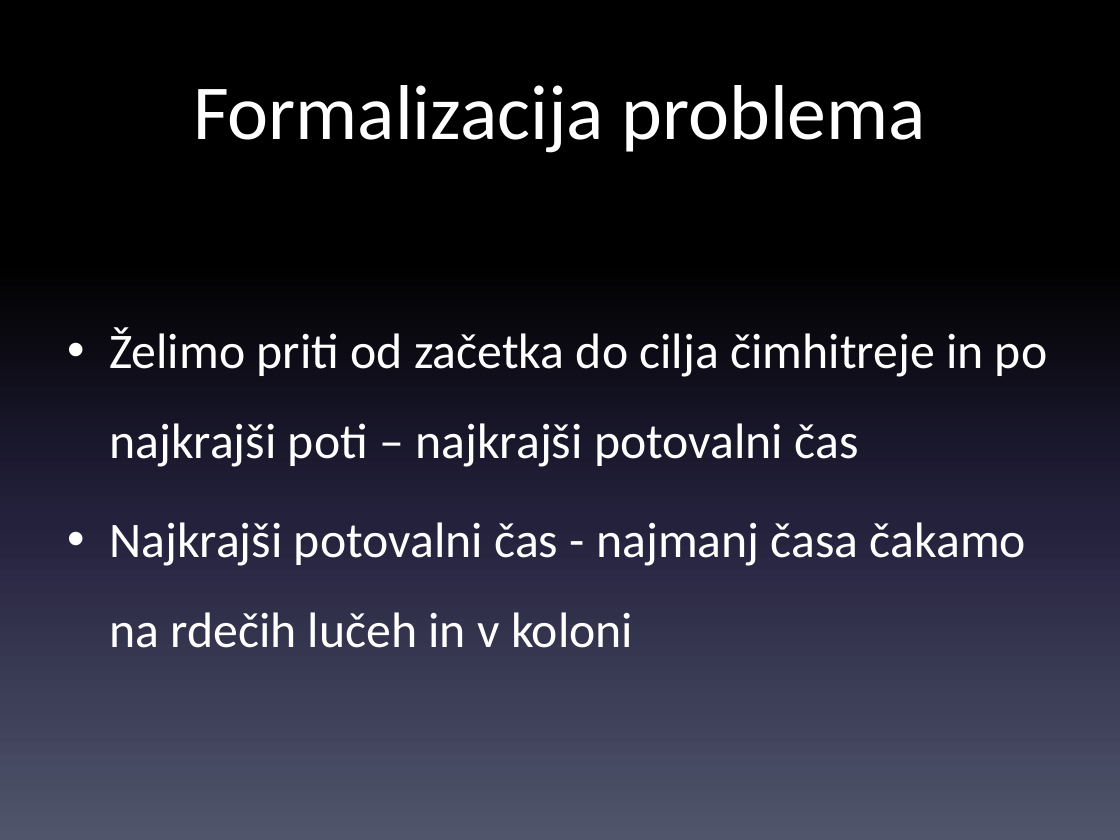
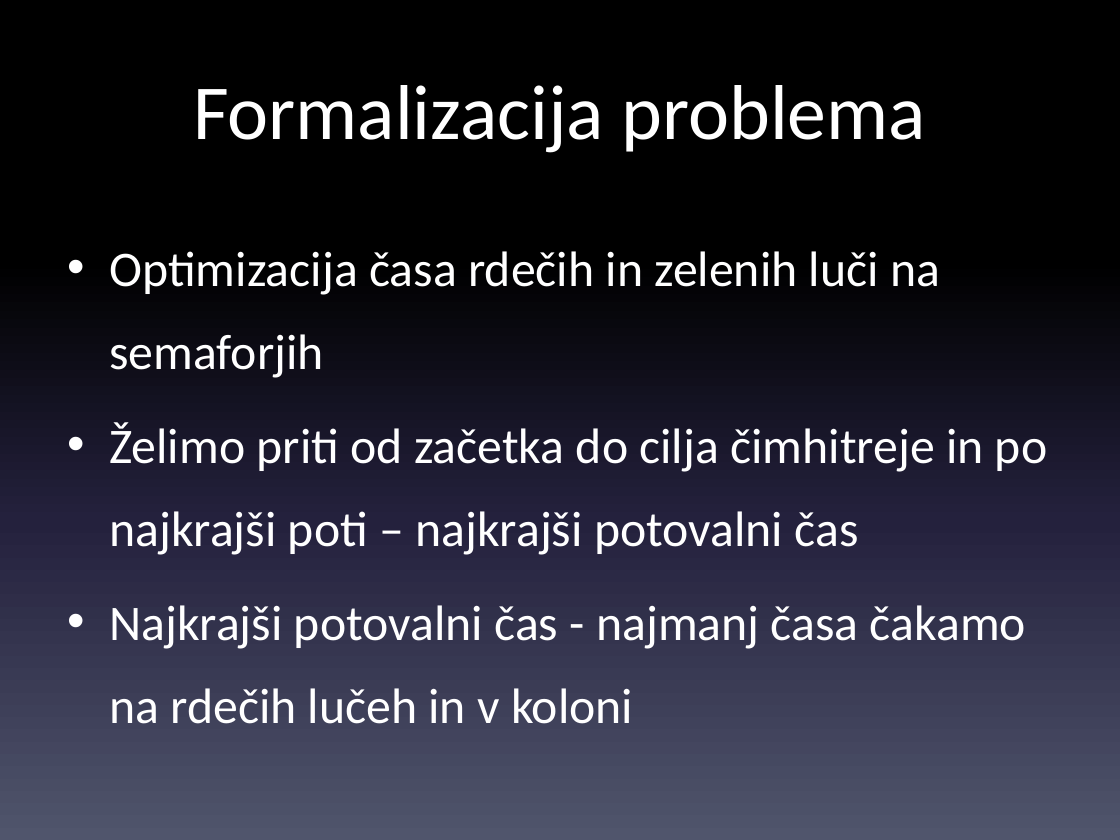
Before and after one commit to Ivansek/thesis, a slide deck: slide 3 of presentation.pptx. Drawn at 1120x840 pixels with LibreOffice and Linux fonts; fonts in the diff are those of the drawing. Boxes give left, top, right and bottom in pixels: in the first picture for what was removed or moved away, otherwise in the second. Text is boxed around its words. In the diff, an @@ line names an element or a change of style, - is before the commit and + after.

Commit message:
Updated presentation

```diff
--- a/presentation.pptx
+++ b/presentation.pptx
@@ text at (109,251,940,378): paragraph added @@
+• Optimizacija časa rdečih in zelenih luči na semaforjih
@@ text at (109,422,1047,724): line spacing 1.5 to 1.4 @@
```
Also in this commit, not shown: 2 slides added, 2 slides removed, 2 other files.
